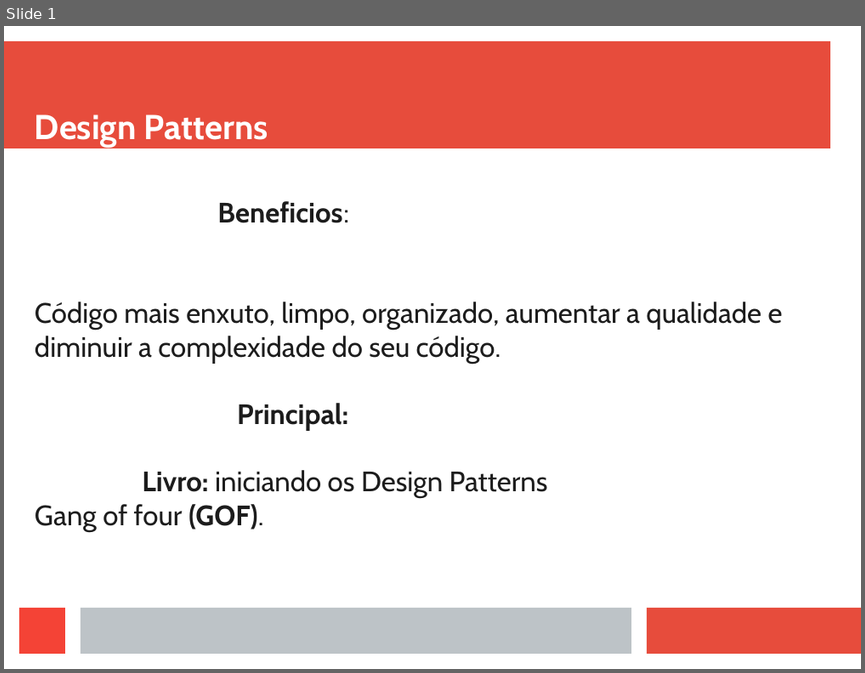
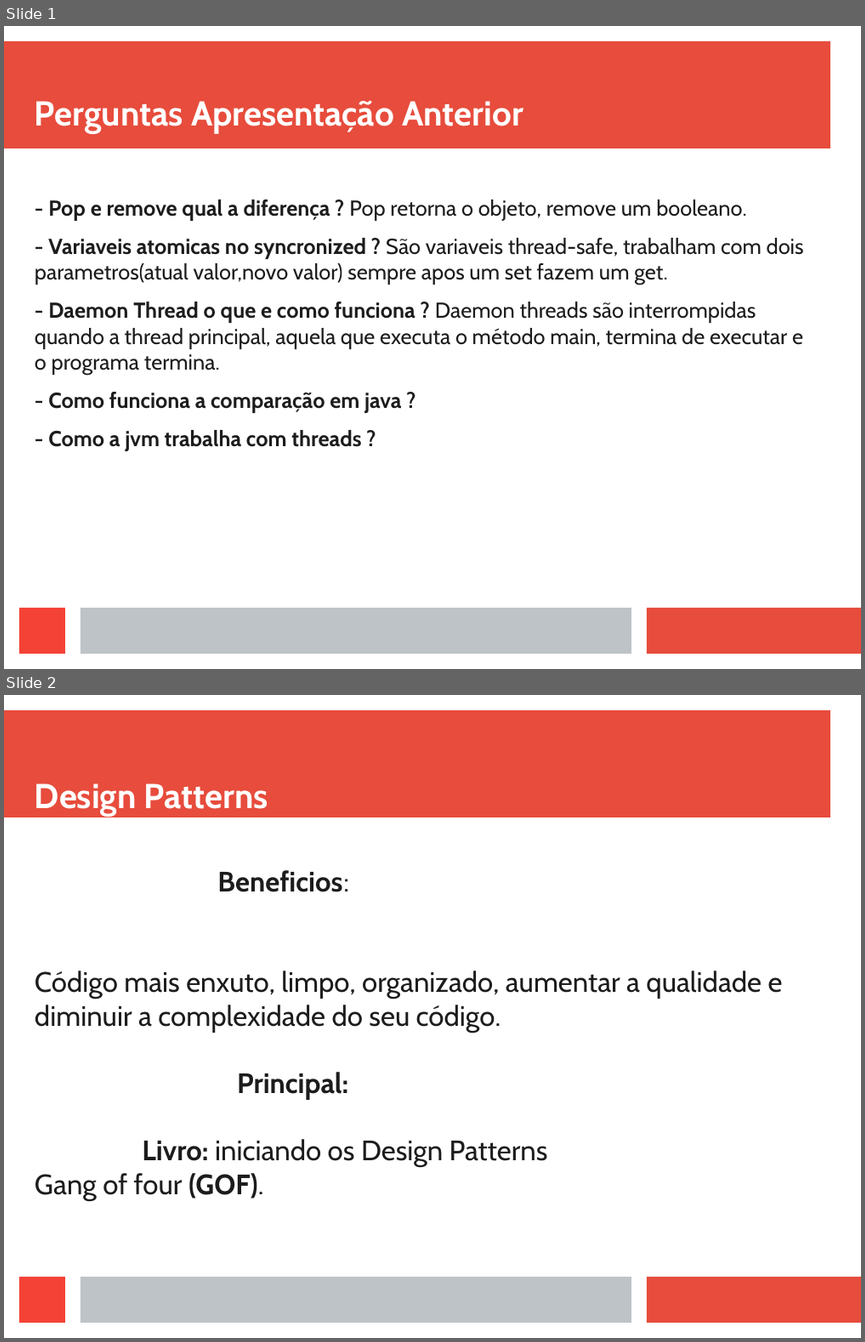
Before and after one commit to viniciusFortti/test, a slide deck: Apresentação/ApresentaçãoTerceiraSemana.odp. Shown one above the other, each under a label of ours: slide 1 before the commit, slides 1 and 2 after it. The pictures are 865x673 and 865x1342 pixels, drawn with LibreOffice and Linux fonts; fonts in the diff are those of the drawing. Boxes give left, top, right and bottom in pixels: in the first picture for what was removed or moved away, otherwise in the second. Text is boxed around its words. In the diff, an @@ line names an element or a change of style, - is before the commit and + after.

Commit message:
novas imagens e atualização nos exemplos.

```diff
--- a/Apresentação/ApresentaçãoTerceiraSemana.odp
+++ b/Apresentação/ApresentaçãoTerceiraSemana.odp
@@ slide 1 added at (4, 26, 861, 669), background #FFFFFF; not listed: 4 template elements that a slide beside it also shows @@
@@ title added at (35, 101, 523, 134), 32 pt, text #FFFFFF, bold @@
+Perguntas Apresentação Anterior
@@ text added at (35, 199, 804, 451), 20 pt, text #1C1C1C @@
+- Pop e remove qual a diferença ? Pop retorna o objeto, remove um booleano.
+- Variaveis atomicas no syncronized ? São variaveis thread-safe, trabalham com dois parametros(atual valor,novo valor) sempre apos um set fazem um get.
+- Daemon Thread o que e como funciona ? Daemon threads são interrompidas quando a thread principal, aquela que executa o método main, termina de executar e o programa termina.
+- Como funciona a comparação em java ?
+- Como a jvm trabalha com threads ?
@@ what was slide 1 is now slide 2 @@
```
Also in this commit, not shown: 2 slides changed, 10 other slides added, 2 slides removed, 17 other files.
